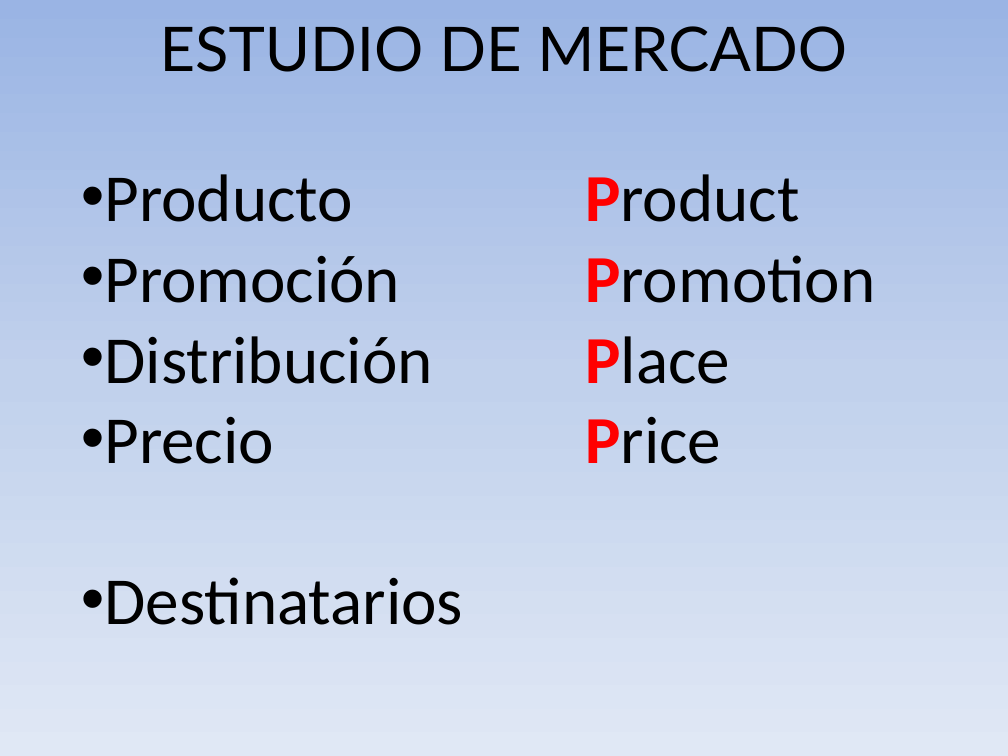
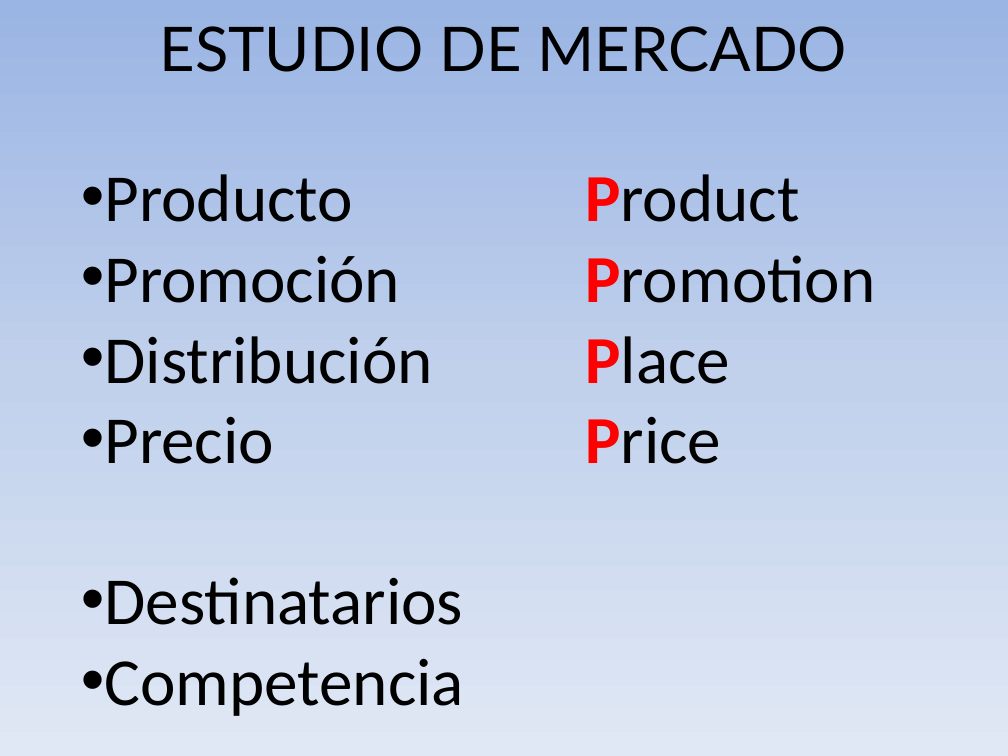
Before and after one commit to MiguelVis/BenitoGG, a slide deck: slide 40 of presentacion/presentacion_miguel_indalecio_garcia_lopez.pptx. Drawn at 1008x756 pixels with LibreOffice and Linux fonts; fonts in the diff are those of the drawing. Boxes give left, top, right and bottom in pixels: in the first picture for what was removed or moved away, otherwise in the second. Text is boxed around its words. In the diff, an @@ line names an element or a change of style, - is before the commit and + after.

```diff
--- a/presentacion/presentacion_miguel_indalecio_garcia_lopez.pptx
+++ b/presentacion/presentacion_miguel_indalecio_garcia_lopez.pptx
@@ text at (104,658,464,716): paragraph added @@
+• Competencia
```
Also in this commit, not shown: 1 slide added, 7 other files.
